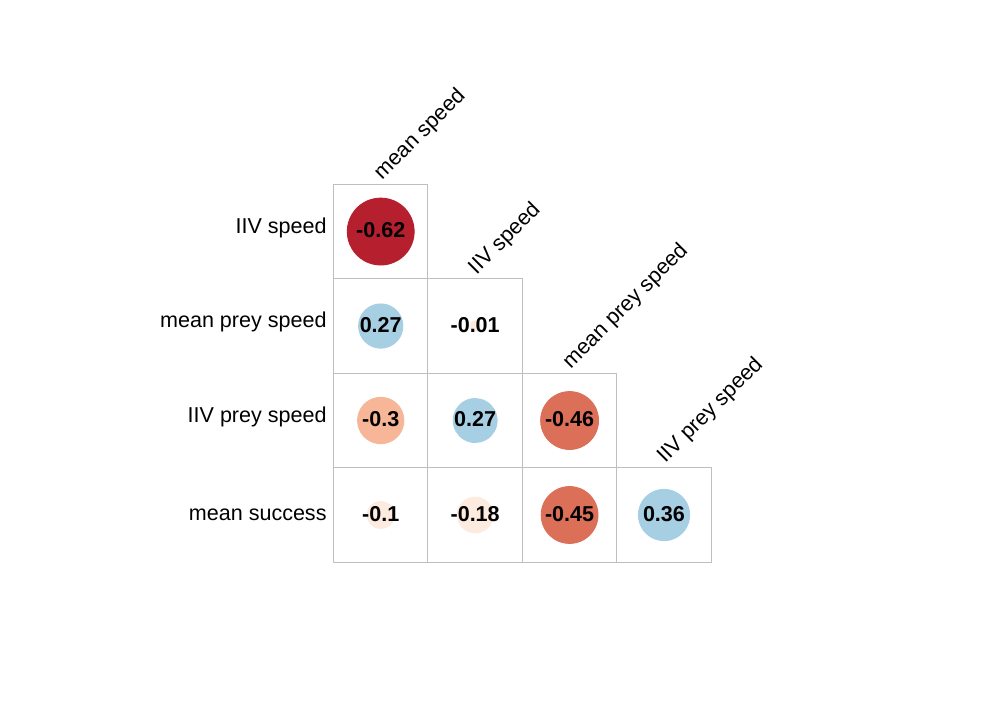
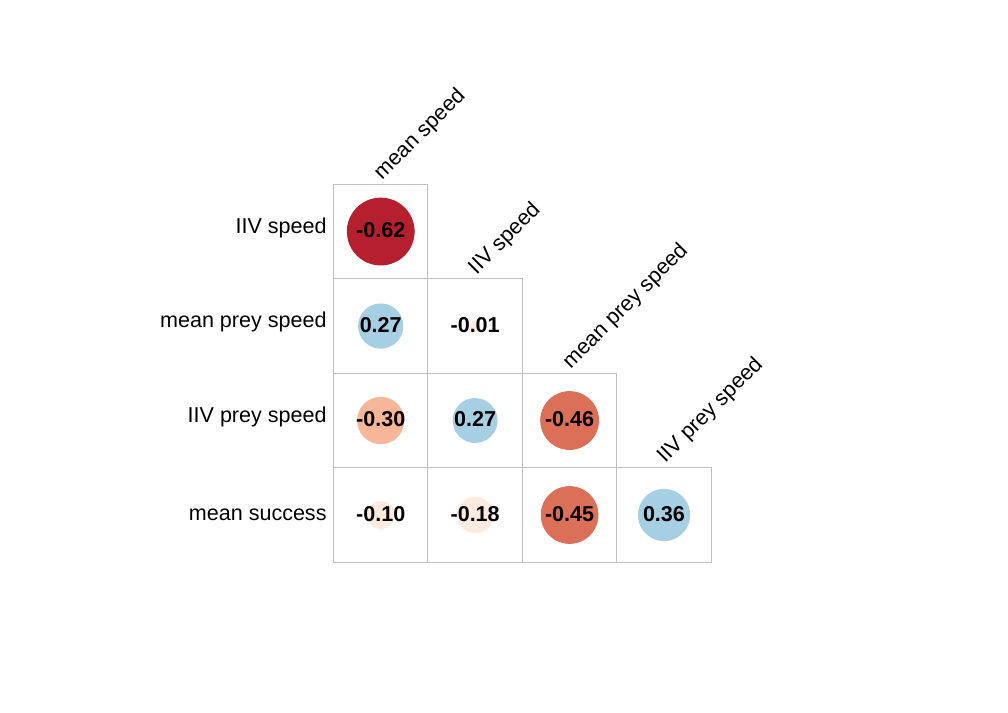
Before and after one commit to quantitative-ecologist/experience-hunting-tactics, a slide deck: slide 1 of outputs/04_outputs_figures/figure4-raw.pptx. Drawn at 1008x713 pixels with LibreOffice and Linux fonts; fonts in the diff are those of the drawing. Boxes give left, top, right and bottom in pixels: in the first picture for what was removed or moved away, otherwise in the second. Text is boxed around its words. In the diff, an @@ line names an element or a change of style, - is before the commit and + after.

```diff
--- a/outputs/04_outputs_figures/figure4-raw.pptx
+++ b/outputs/04_outputs_figures/figure4-raw.pptx
@@ text at <box>356,409,405,431</box>: text changed @@
--0.3
+-0.30
@@ text at <box>356,506,405,522</box>: text changed @@
--0.1
+-0.10
```
Also in this commit, not shown: 1 other file.
